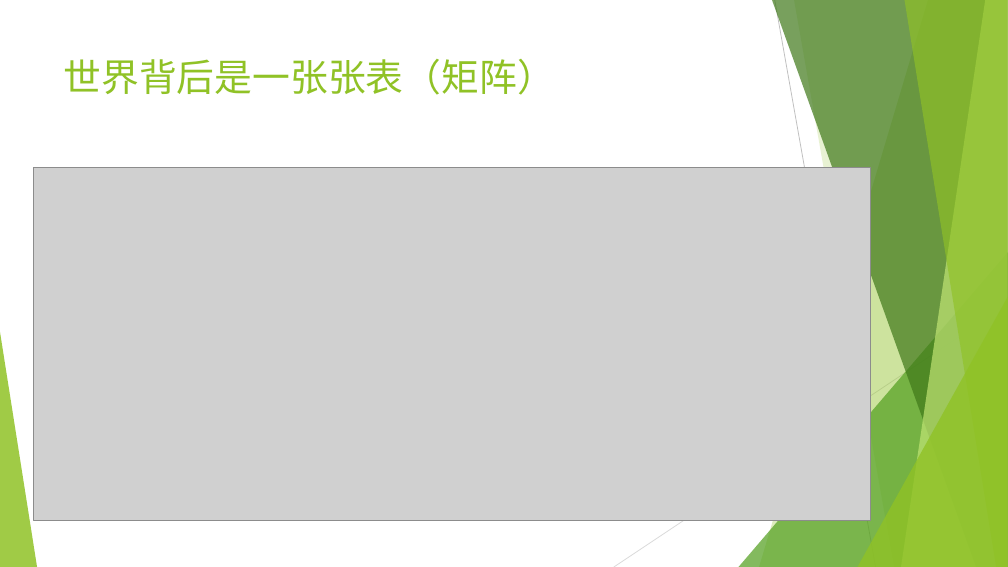
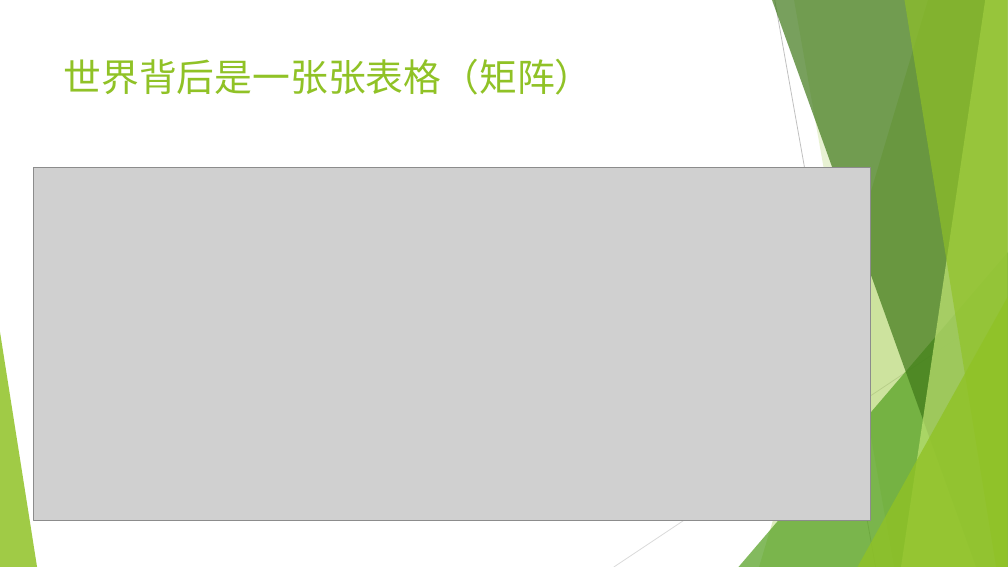
Before and after one commit to wangyi-fudan/BIOL130173, a slide deck: slide 3 of 1_linear_algebra.pptx (slide 4 before the commit). Drawn at 1008x567 pixels with LibreOffice and Linux fonts; fonts in the diff are those of the drawing; grey boxes stand for pictures. Boxes give left, top, right and bottom in pixels: in the first picture for what was removed or moved away, otherwise in the second. Text is boxed around its words. In the diff, an @@ line names an element or a change of style, - is before the commit and + after.

```diff
--- a/1_linear_algebra.pptx
+++ b/1_linear_algebra.pptx
@@ title at (64, 59, 593, 95): text changed @@
-世界背后是一张张表（矩阵）
+世界背后是一张张表格（矩阵）
```
Also in this commit, not shown: 7 other slides changed, 9 slides added.
